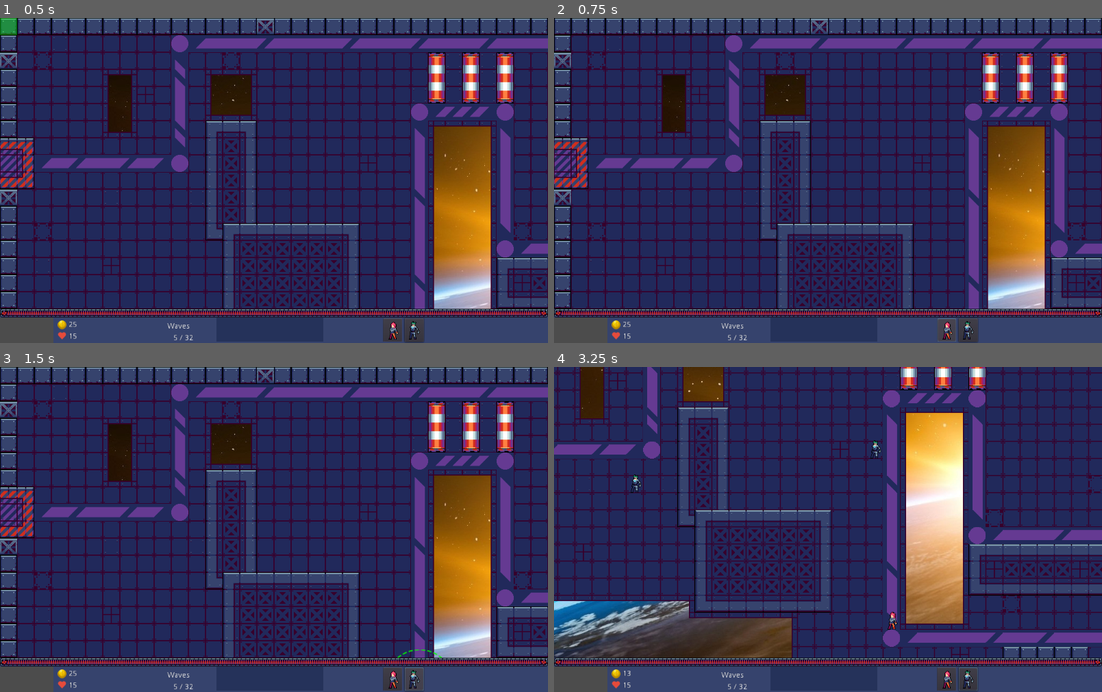
Above: before the commit, frames 1-4 (two rows, left to right).
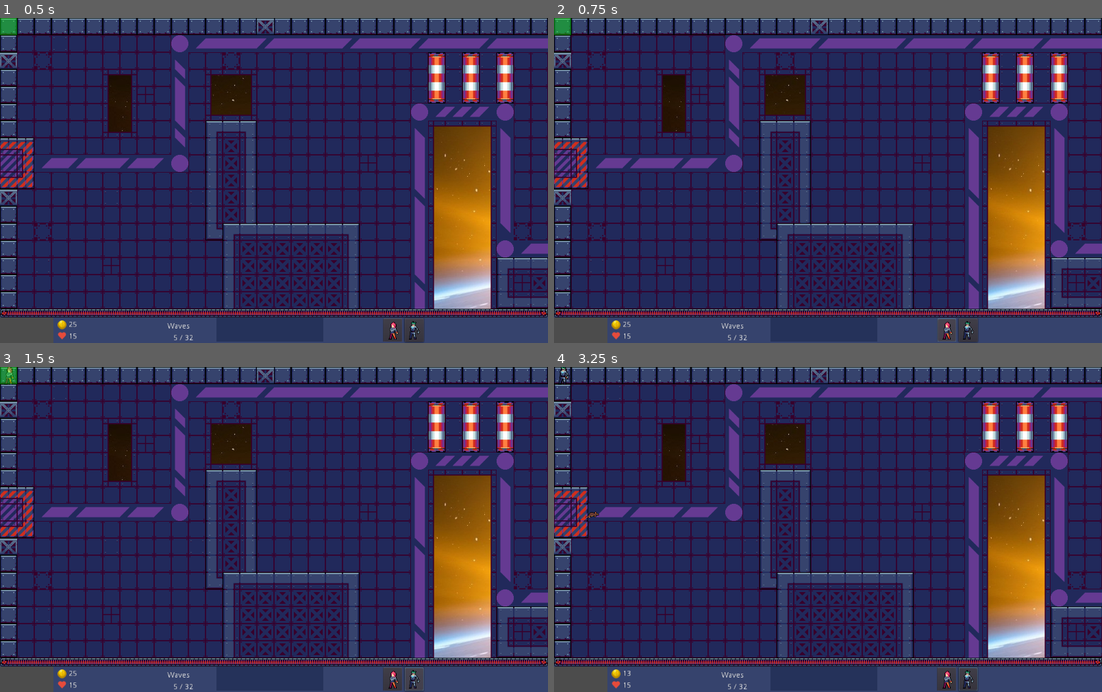
Above: after the commit, the same moments.

Repository: Dev-Crea/arator
Game: Godot game, scene res://scenes/Main.tscn
The game is run twice, just before and just after one commit, with the same random seed, the same clock (stepped at 60 frames per second) and the same inputs.
Inputs (mouse positions are in pixels of both pictures, inside the frame that each line leads up to):
- Up to frame 1 (0.5 s): no input
- Up to frame 2 (0.75 s): click (948, 330) at 0.5 s
- Up to frame 3 (1.5 s): click (416, 679) at 1.25 s
- Up to frame 4 (3.25 s): tap Enter at 2 s; move the mouse to (948, 513) at 2.02 s; hold Right (ui_right) 2.03-2.78 s; hold Ctrl 2.03-2.78 s; click (948, 513) at 2.17 s; tap Space at 2.75 s; move the mouse to (718, 545) at 2.77 s; hold Down (ui_down) from 2.78 s (still down); tap Q at 2.85 s; click (718, 545) at 2.92 s

Frame 1 is identical in both runs. In frame 2, 0.2% of the frame differs, in the area x 0-4%, y 0-6%; in frame 3, 0.2%; in frame 4, 56%, in the area x 0-100%, y 0-90%.
Error after the commit: Invalid get index 'TILE_SIZE' (on base: 'Nil'). (res://scenes/Main.gd:67)

Commit message:
Add cosntants class

Diff:
--- a/project.godot
+++ b/project.godot
@@ -19,6 +19,7 @@
 Values="*res://scripts/Values.gd"
 Actions="*res://scripts/Actions.gd"
 Towers="*res://scripts/Towers.gd"
+Constants="*res://scripts/Constants.gd"
 
 [display]
 
--- a/scenes/Main.gd
+++ b/scenes/Main.gd
@@ -1,8 +1,4 @@
 extends Node
-
-const TILE_SIZE = 32
-const BUILD_VALID = Color(0, 255, 0, 0.001)
-const BUILD_INVALID = Color(255, 0, 0, 0.001)
 
 func _input(event):
 	_quit_game(event)
@@ -15,16 +11,16 @@
 
 func _move_camera(event):
 	if Actions.cameraRight(event) and $Camera.limit_right - _width() > $Camera.position.x:
-		$Camera.position.x = $Camera.position.x + TILE_SIZE
+		$Camera.position.x = $Camera.position.x + Constants.TILE_SIZE
 
 	if Actions.cameraLeft(event) and $Camera.limit_left < $Camera.position.x:
-		$Camera.position.x -= TILE_SIZE
+		$Camera.position.x -= Constants.TILE_SIZE
 
-	if Actions.cameraBottom(event) and ($Camera.limit_bottom + TILE_SIZE * 2) - _height() > $Camera.position.y:
-		$Camera.position.y += TILE_SIZE
+	if Actions.cameraBottom(event) and ($Camera.limit_bottom + Constants.TILE_SIZE * 2) - _height() > $Camera.position.y:
+		$Camera.position.y += Constants.TILE_SIZE
 
 	if Actions.cameraTop(event) and $Camera.limit_top < $Camera.position.y:
-		$Camera.position.y -= TILE_SIZE
+		$Camera.position.y -= Constants.TILE_SIZE
 
 func _build_tower(event):
 	if (
@@ -68,17 +64,17 @@
 		$CursorBuild.rect_global_position = _arround_position()
 
 func _arround_position():
-	var position = get_viewport().get_mouse_position() / TILE_SIZE
+	var position = get_viewport().get_mouse_position() / Constants.TILE_SIZE
 
-	return Vector2(int(position.x) * TILE_SIZE, int(position.y) * TILE_SIZE)
+	return Vector2(int(position.x) * Constants.TILE_SIZE, int(position.y) * Constants.TILE_SIZE)
 
 func _on_Build_body_entered(body):
 	if _check_build_authorized(body):
-		$CursorBuild.color = BUILD_INVALID
+		$CursorBuild.color = Constants.COLOR_BUILD_INVALID
 
 func _on_Build_body_exited(body):
 	if _check_build_authorized(body):
-		$CursorBuild.color = BUILD_VALID
+		$CursorBuild.color = Constants.COLOR_BUILD_VALID
 
 func _check_build_authorized(body):
 	return body.is_in_group("map") or body.is_in_group("tower")
--- a/scenes/towers/TowerPunk.gd
+++ b/scenes/towers/TowerPunk.gd
@@ -32,12 +32,10 @@
 	$Container/BuildArea.color = _build_color(valid)
 
 func _build_color(valid):
-	var alpha = 0.001
-
 	if valid:
-		return Color(0, 255, 0, alpha)
+		return Constants.COLOR_BUILD_VALID
 	else:
-		return Color(255, 0, 0, alpha)
+		return Constants.COLOR_BUILD_INVALID
 
 func pay():
 	Values.coins -= Towers.punk_price()
